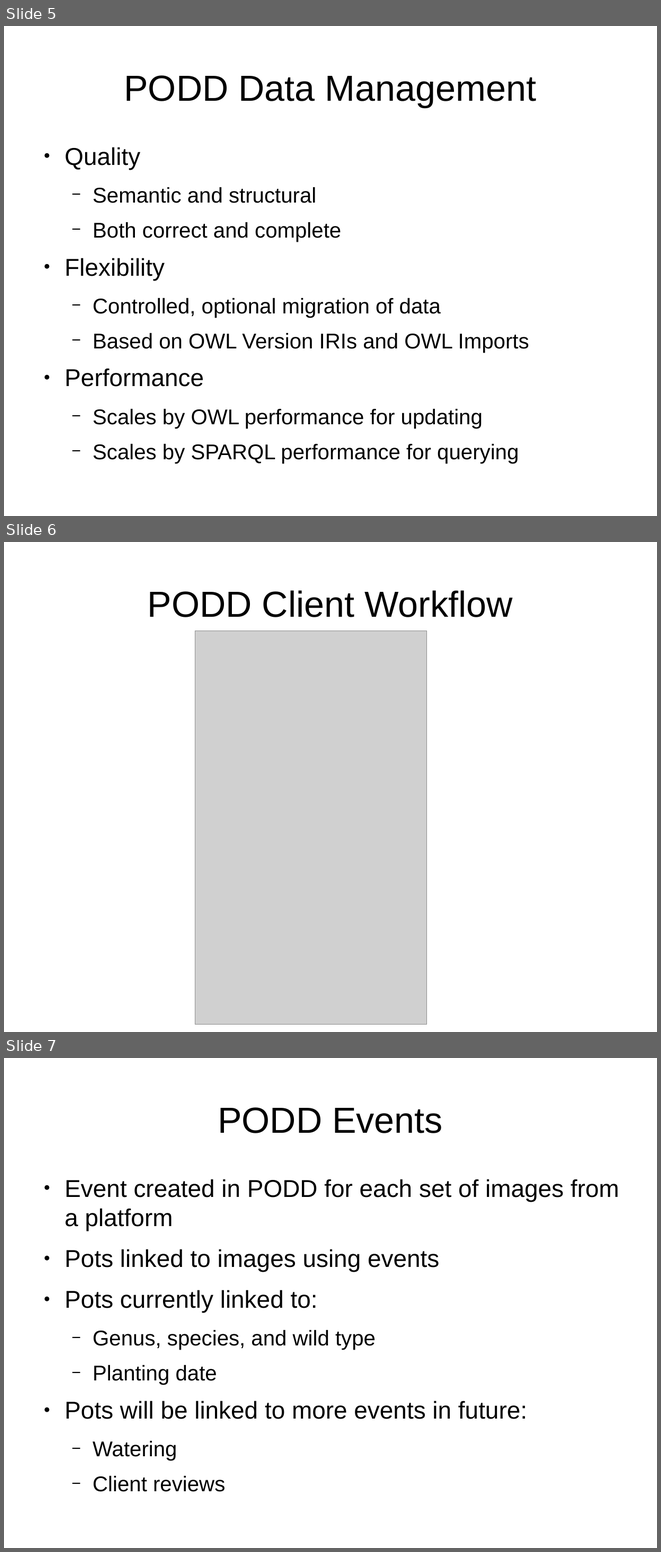
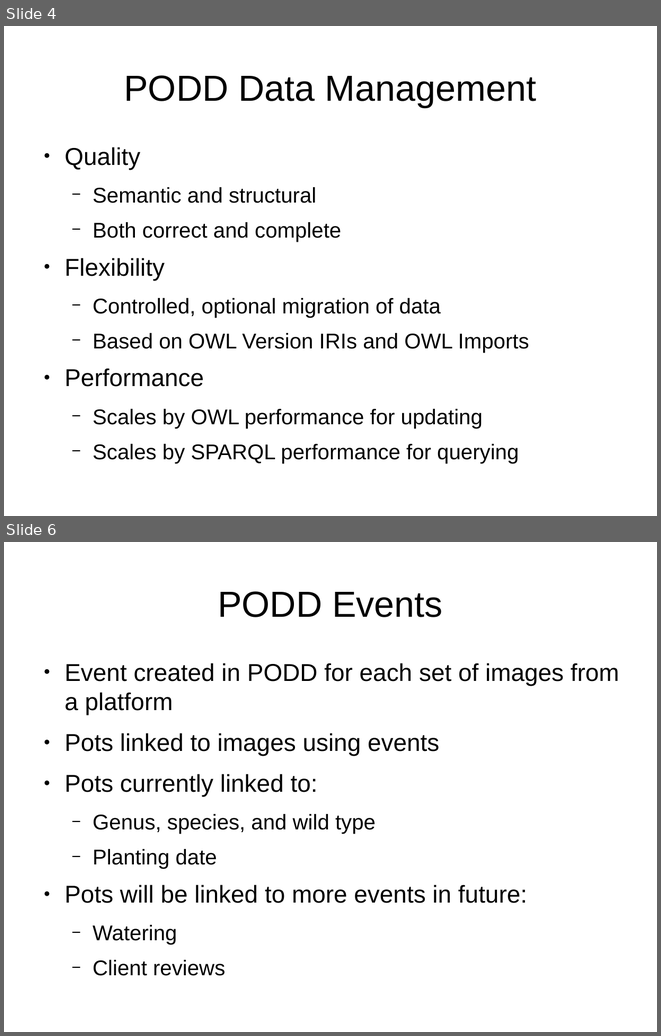
Before and after one commit to podd/podd-publications, a slide deck: montpellier2014/PODD-Montpellier2014.odp. Shown one above the other, each under a label of ours: slides 5, 6 and 7 before the commit, slides 4 and 6 after it; the slides between them are not shown. The pictures are 661x1552 and 661x1036 pixels, drawn with LibreOffice and Linux fonts; fonts in the diff are those of the drawing; grey boxes stand for pictures. Boxes give left, top, right and bottom in pixels: in the first picture for what was removed or moved away, otherwise in the second. Text is boxed around its words. In the diff, an @@ line names an element or a change of style, - is before the commit and + after.

Commit message:
update images in presentation

```diff
--- a/montpellier2014/PODD-Montpellier2014.odp
+++ b/montpellier2014/PODD-Montpellier2014.odp
@@ slide 6 removed at box(4, 542, 657, 1032), background #FFFFFF @@
@@ title removed at box(148, 590, 512, 617) @@
-PODD Client Workflow
@@ picture removed at box(195, 631, 427, 1024) @@
@@ what was slide 5 is now slide 4 @@
@@ what was slide 7 is now slide 6 @@
```
Also in this commit, not shown: 2 slides changed, 1 other file.
